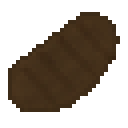
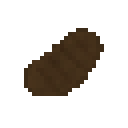
Layer changes from the first (128, 128) image to the second:
painted on "mobs_meat.png" over [8, 12, 120, 112]
